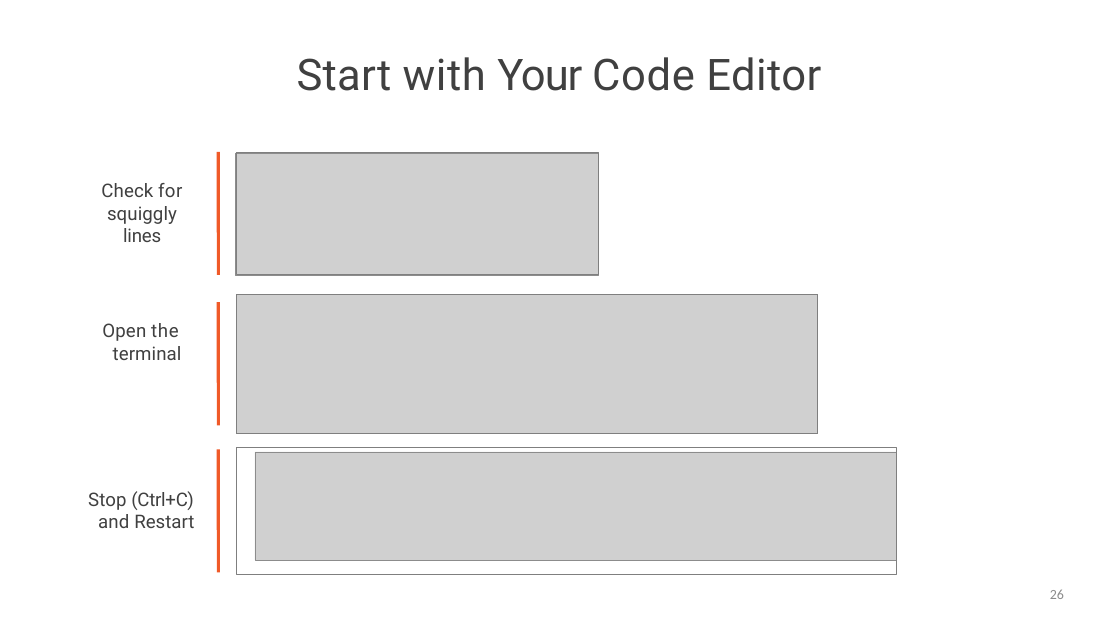
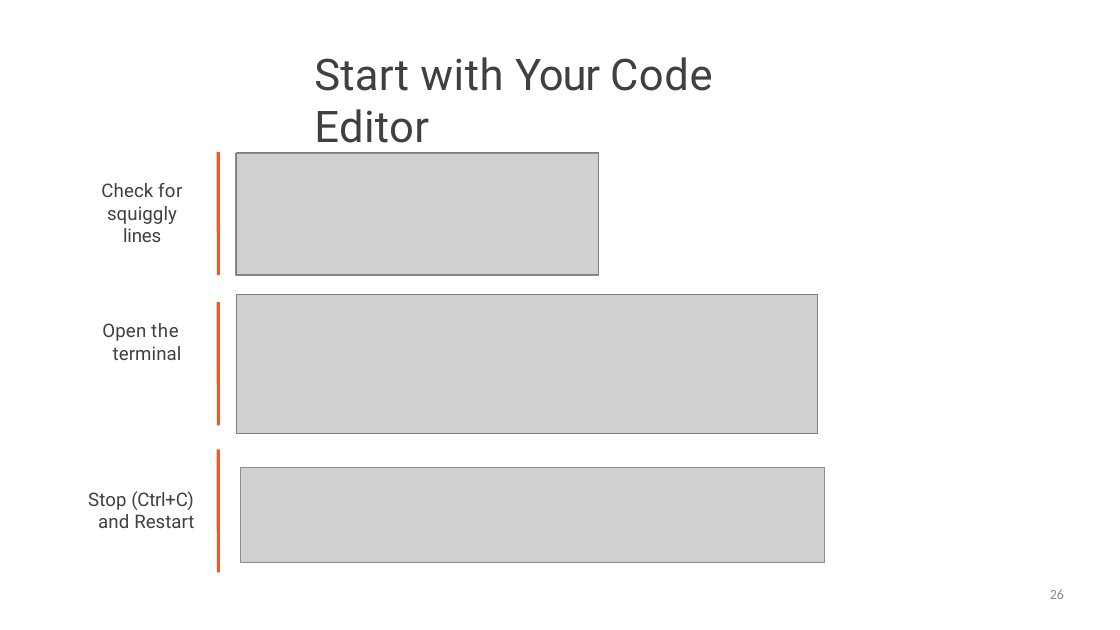
Before and after one commit to StevenJoseph19/DXC-FSD, a slide deck: slide 26 of 4. UI/Day 32/Slides/4. Introduction to Components/introduction-to-components-slides.pptx. Drawn at 1120x630 pixels with LibreOffice and Linux fonts; fonts in the diff are those of the drawing; grey boxes stand for pictures. Boxes give left, top, right and bottom in pixels: in the first picture for what was removed or moved away, otherwise in the second. Text is boxed around its words. In the diff, an @@ line names an element or a change of style, - is before the commit and + after.

```diff
--- a/4. UI/Day 32/Slides/4. Introduction to Components/introduction-to-components-slides.pptx
+++ b/4. UI/Day 32/Slides/4. Introduction to Components/introduction-to-components-slides.pptx
@@ title "Start with Your Code Editor" rewrapped from (x1=297, y1=57, x2=821, y2=91) to (x1=314, y1=57, x2=713, y2=153) @@
@@ freeform shape removed at (x1=236, y1=447, x2=897, y2=575) @@
@@ picture resized from (x1=255, y1=452, x2=897, y2=560) to (x1=240, y1=467, x2=825, y2=562) @@
```
Also in this commit, not shown: 59 other files.
